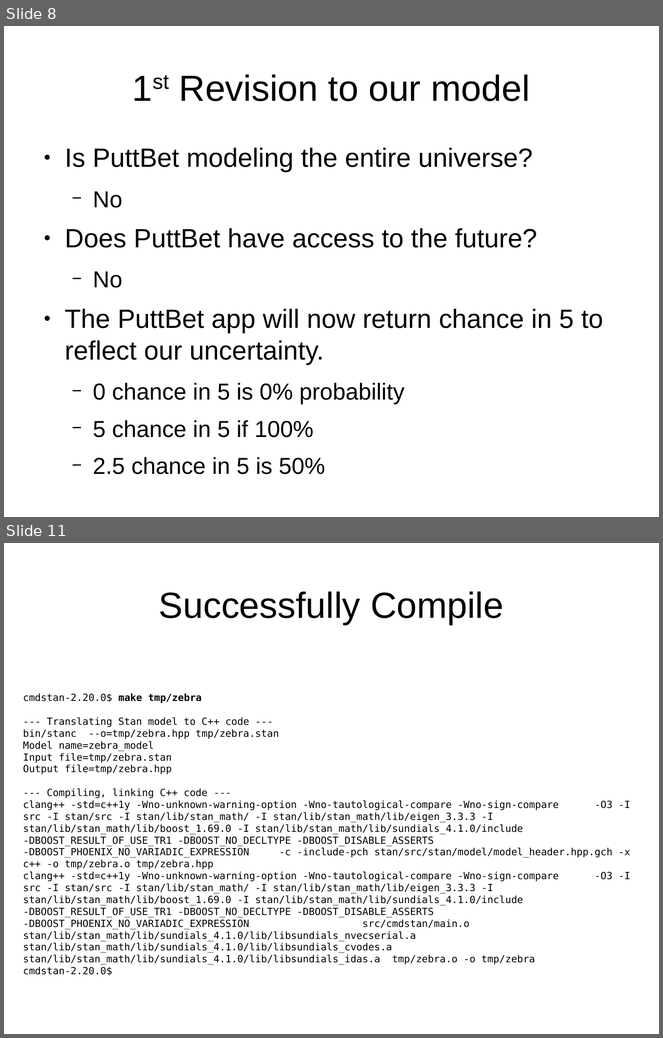
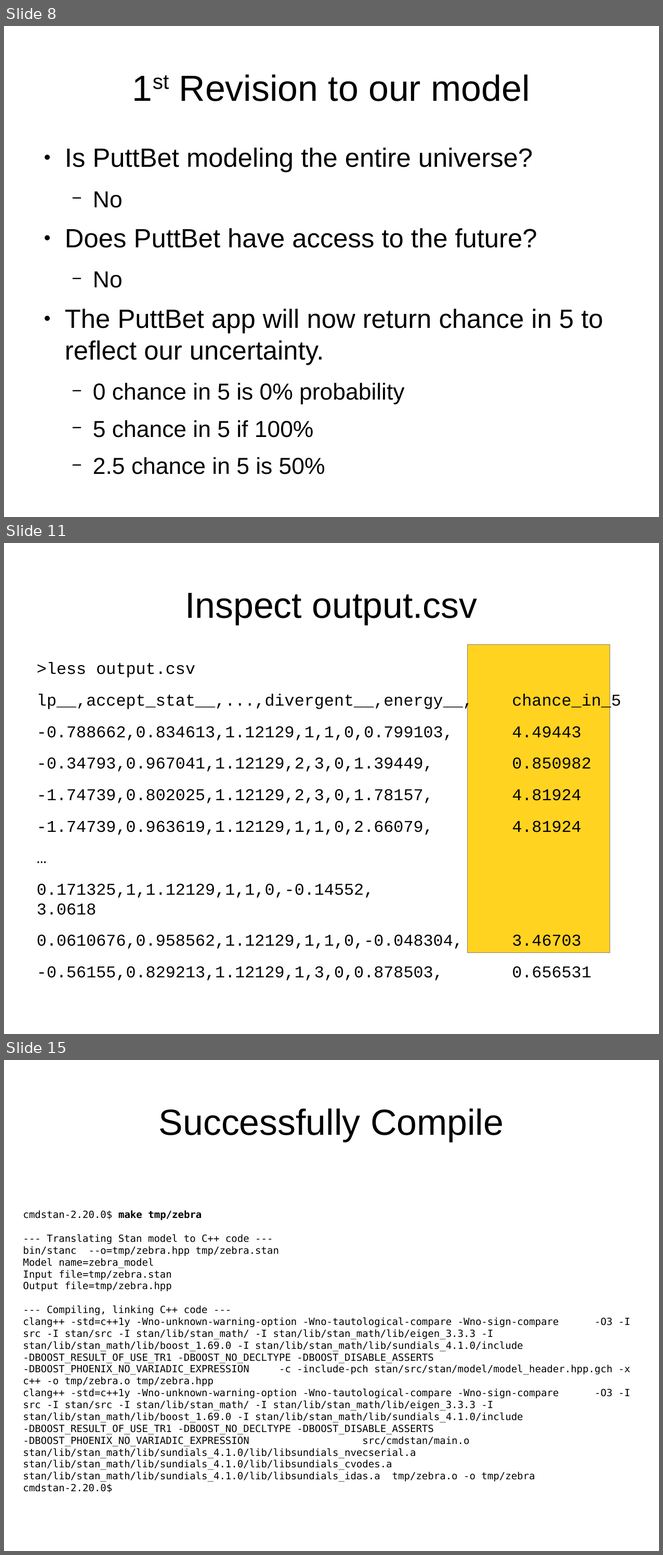
Before and after one commit to breckbaldwin/StanIsThePlan, a slide deck: teaching/StanIsThPlanPyData.odp. Shown one above the other, each under a label of ours: slides 8 and 11 before the commit, slides 8, 11 and 15 after it; the slides between them are not shown. The pictures are 663x1038 and 663x1555 pixels, drawn with LibreOffice and Linux fonts; fonts in the diff are those of the drawing. Boxes give left, top, right and bottom in pixels: in the first picture for what was removed or moved away, otherwise in the second. Text is boxed around its words. In the diff, an @@ line names an element or a change of style, - is before the commit and + after.

```diff
--- a/teaching/StanIsThPlanPyData.odp
+++ b/teaching/StanIsThPlanPyData.odp
@@ slide 11 added at box(4, 543, 659, 1034), background #FFFFFF @@
@@ title added at box(185, 593, 478, 625), 44 pt, text #000000 @@
+Inspect output.csv
@@ rectangle added at box(468, 645, 610, 953), fill #FFD320, outline #808080 0 pt @@
@@ text added at box(37, 662, 621, 981), 20 pt, text #000000 @@
+>less output.csv
+lp__,accept_stat__,...,divergent__,energy__, chance_in_5
+-0.788662,0.834613,1.12129,1,1,0,0.799103, 4.49443
+-0.34793,0.967041,1.12129,2,3,0,1.39449, 0.850982
+-1.74739,0.802025,1.12129,2,3,0,1.78157, 4.81924
+-1.74739,0.963619,1.12129,1,1,0,2.66079, 4.81924
+…
+0.171325,1,1.12129,1,1,0,-0.14552, 3.0618
+0.0610676,0.958562,1.12129,1,1,0,-0.048304, 3.46703
+-0.56155,0.829213,1.12129,1,3,0,0.878503, 0.656531
@@ what was slide 11 is now slide 15 @@
```
Also in this commit, not shown: 3 slides changed, 4 other slides added, 1 slide removed, 4 other files.
